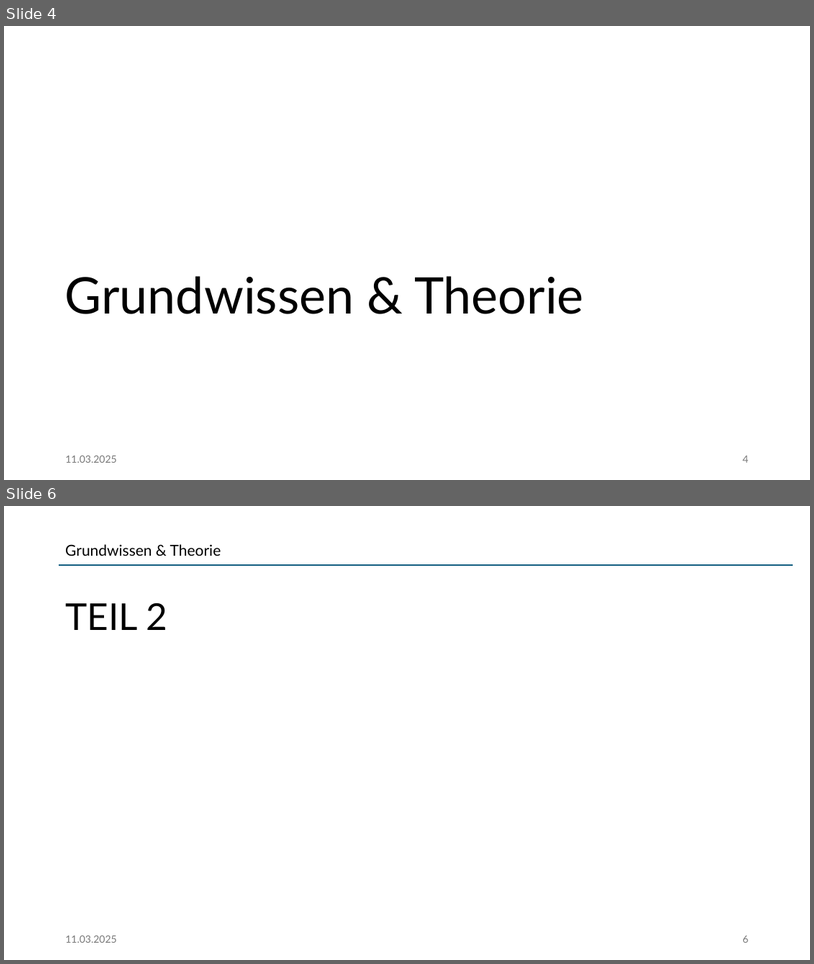
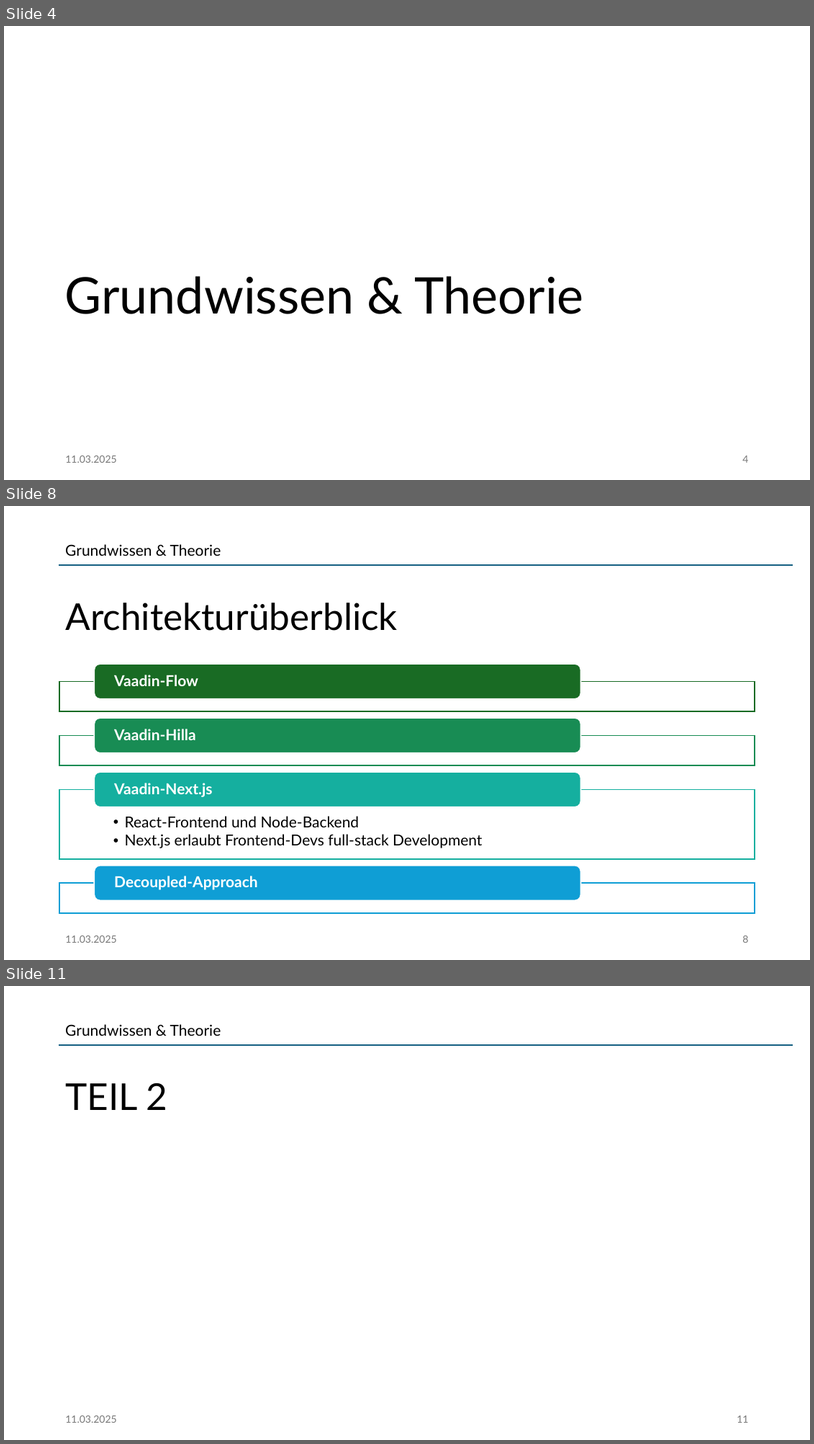
Before and after one commit to jonasaberger/DBI_JavaVaadin, a slide deck: 00_Docs/Projektpraesentation.pptx. Shown one above the other, each under a label of ours: slides 4 and 6 before the commit, slides 4, 8 and 11 after it; the slides between them are not shown. The pictures are 814x964 and 814x1444 pixels, drawn with LibreOffice and Linux fonts; fonts in the diff are those of the drawing. Boxes give left, top, right and bottom in pixels: in the first picture for what was removed or moved away, otherwise in the second. Text is boxed around its words. In the diff, an @@ line names an element or a change of style, - is before the commit and + after.

```diff
--- a/00_Docs/Projektpraesentation.pptx
+++ b/00_Docs/Projektpraesentation.pptx
@@ slide 8 added at (x1=4, y1=506, x2=810, y2=960), background #FFFFFF @@
@@ text added at (x1=65, y1=544, x2=221, y2=556), 18 pt, text #000000 @@
+Grundwissen & Theorie
@@ line added from (59, 565) to (793, 565), #156082 1.5 pt @@
@@ title added at (x1=65, y1=602, x2=398, y2=631), 44 pt, text #000000 @@
+Architekturüberblick
@@ group added at (x1=59, y1=664, x2=756, y2=913): 5 texts, 4 rectangles, 4 rounded rectangles @@
+Vaadin-Flow
+Vaadin-Hilla
+  • React-Frontend und Node-Backend
+  • Next.js erlaubt Frontend-Devs full-stack Development
+Vaadin-Next.js
+Decoupled-Approach
@@ text added at (x1=65, y1=935, x2=116, y2=942), 12 pt, text #797979 @@
+11.03.2025
@@ page number added at (x1=743, y1=935, x2=748, y2=942), 12 pt, text #797979 @@
+8
@@ what was slide 6 is now slide 11 @@
@@ page number at (x1=737, y1=1415, x2=748, y2=1422): text changed @@
-6
+11
```
Also in this commit, not shown: 3 slides changed, 4 other slides added.
